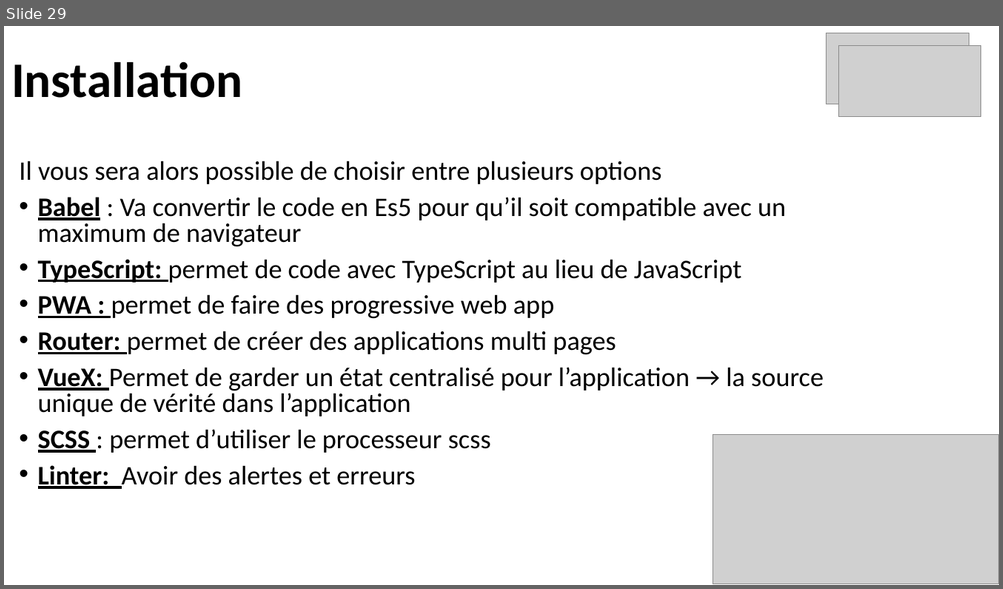
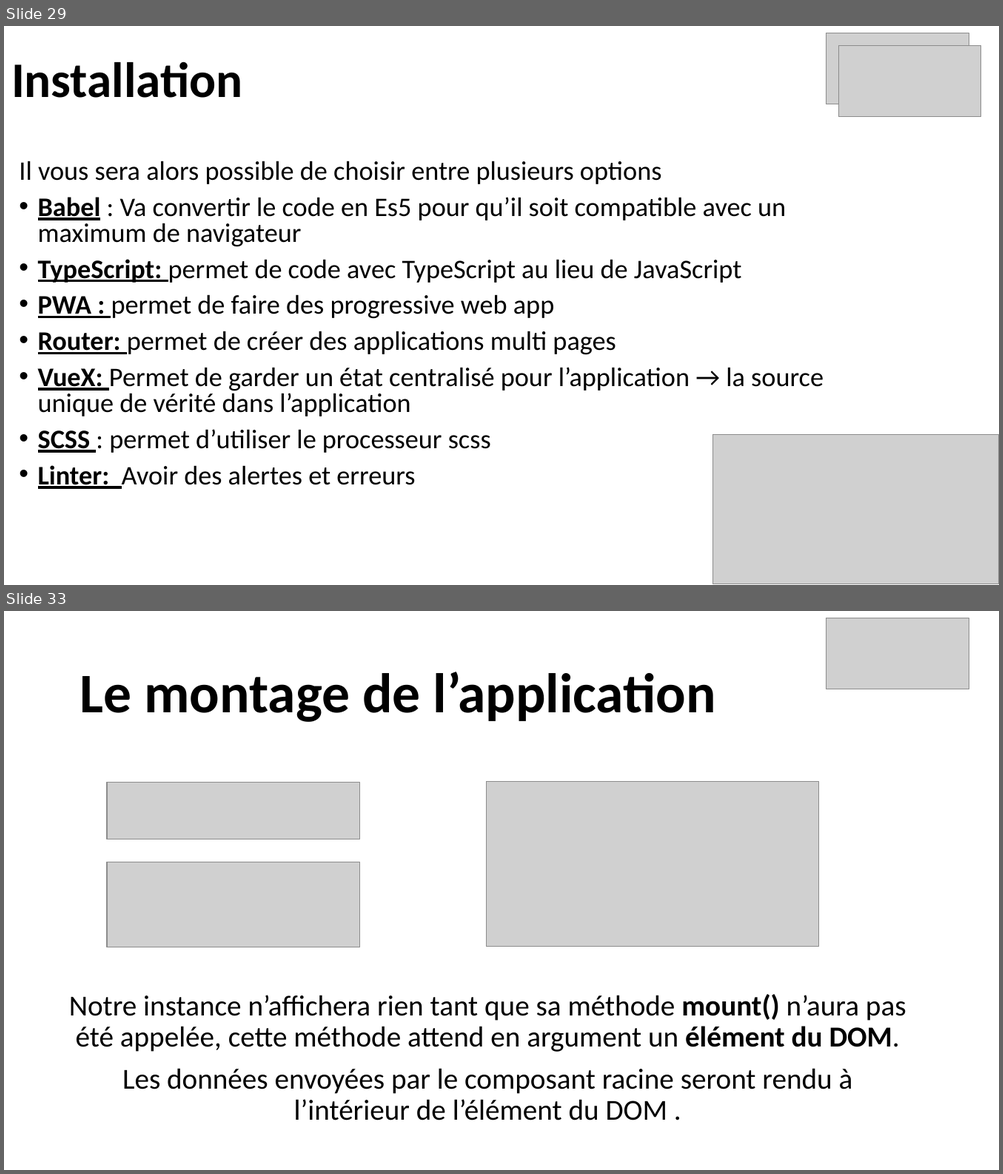
Before and after one commit to ArMb57/vueJs, a slide deck: cours.pptx. Shown one above the other, each under a label of ours: slide 29 before the commit, slides 29 and 33 after it; the slides between them are not shown. The pictures are 1003x589 and 1003x1174 pixels, drawn with LibreOffice and Linux fonts; fonts in the diff are those of the drawing; grey boxes stand for pictures. Boxes give left, top, right and bottom in pixels: in the first picture for what was removed or moved away, otherwise in the second. Text is boxed around its words. In the diff, an @@ line names an element or a change of style, - is before the commit and + after.

```diff
--- a/cours.pptx
+++ b/cours.pptx
@@ slide 33 added at [4,611,999,1170], background #FFFFFF @@
@@ picture added at [826,618,969,689] @@
@@ title added at [79,672,716,722], 54 pt, text #000000, bold @@
+Le montage de l’application
@@ picture added at [107,783,360,840] @@
@@ picture added at [486,782,819,947] @@
@@ picture added at [107,863,360,948] @@
@@ text added at [69,994,906,1121], 28 pt, text #000000 @@
+Notre instance n’affichera rien tant que sa méthode mount() n’aura pas été appelée, cette méthode attend en argument un élément du DOM.
+Les données envoyées par le composant racine seront rendu à l’intérieur de l’élément du DOM .
```
Also in this commit, not shown: 49 other slides added.
